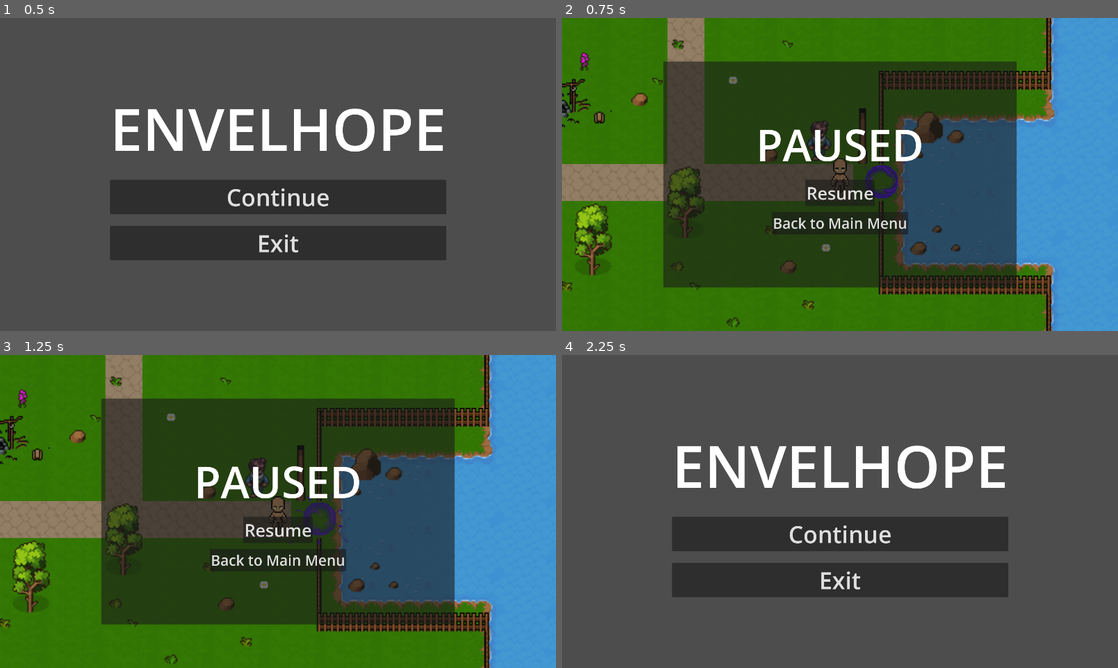
Above: before the commit, frames 1-4 (two rows, left to right).
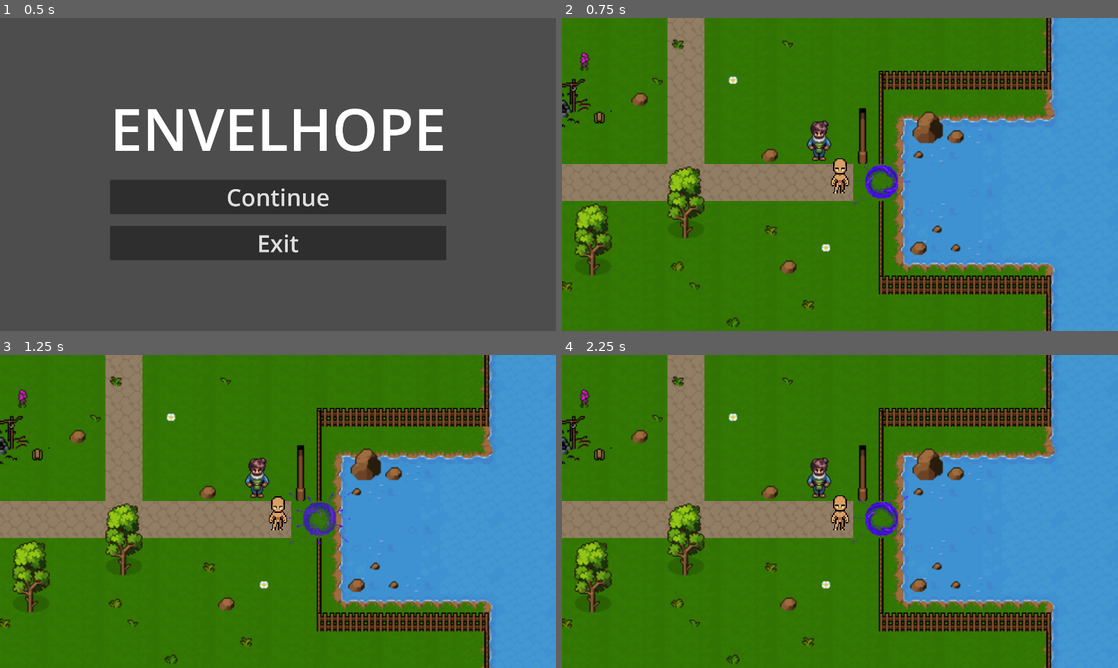
Above: after the commit, the same moments.

Repository: hoaxnt/envelhope-beta
Game: Godot game, scene res://Scenes/utils/main_menu.tscn
Two runs of this game, one before a commit and one after it. Both use one fixed random seed, a clock stepped at 60 frames per second and the inputs below.
Inputs (mouse positions are in pixels of both pictures, inside the frame that each line leads up to):
- Up to frame 1 (0.5 s): no input
- Up to frame 2 (0.75 s): click "Continue" at 0.5 s
- Up to frame 3 (1.25 s): no input
- Up to frame 4 (2.25 s): click (840, 530) at 1.25 s, where only the run before the commit has a clickable "Resume"; click (840, 561) at 2 s, where only the run before the commit has a clickable "Back to Main Menu"

Frame 1 is identical in both runs. In frame 2, 44% of the frame differs, in the area x 18-82%, y 13-87%; in frame 3, 44%; in frame 4, 100%, in the area x 0-100%, y 0-100%.

Commit message:
feat: added main menu and pause menu

Diff:
--- a/Scenes/chapters/chapter_1.tscn
+++ b/Scenes/chapters/chapter_1.tscn
@@ -6,7 +6,6 @@
 [ext_resource type="PackedScene" uid="uid://4h22a7hemgyb" path="res://scenes/characters/player.tscn" id="4_itjef"]
 [ext_resource type="Script" uid="uid://tdyss6nwpwej" path="res://scripts/utils/portal.gd" id="5_k2l3u"]
 [ext_resource type="Texture2D" uid="uid://dnhad78k1oqjp" path="res://assets/utils/portal.png" id="6_k2l3u"]
-[ext_resource type="Script" uid="uid://dw54htboca3s2" path="res://scripts/utils/paused_menu.gd" id="7_sx3b6"]
 
 [sub_resource type="CircleShape2D" id="CircleShape2D_k2l3u"]
 radius = 6.8259025
@@ -98,56 +97,4 @@
 sprite_frames = SubResource("SpriteFrames_cq1mj")
 autoplay = "default"
 
-[node name="CanvasLayer" type="CanvasLayer" parent="."]
-
-[node name="MainMenu" type="Control" parent="CanvasLayer"]
-layout_mode = 3
-anchors_preset = 15
-anchor_right = 1.0
-anchor_bottom = 1.0
-grow_horizontal = 2
-grow_vertical = 2
-script = ExtResource("7_sx3b6")
-
-[node name="MarginContainer" type="MarginContainer" parent="CanvasLayer/MainMenu"]
-layout_mode = 1
-anchors_preset = 15
-anchor_right = 1.0
-anchor_bottom = 1.0
-grow_horizontal = 2
-grow_vertical = 2
-theme_override_constants/margin_left = 350
-theme_override_constants/margin_top = 150
-theme_override_constants/margin_right = 350
-theme_override_constants/margin_bottom = 150
-
-[node name="Background" type="Panel" parent="CanvasLayer/MainMenu/MarginContainer"]
-layout_mode = 2
-
-[node name="VBoxContainer" type="VBoxContainer" parent="CanvasLayer/MainMenu/MarginContainer"]
-layout_mode = 2
-theme_override_constants/separation = 20
-alignment = 1
-
-[node name="Title" type="Label" parent="CanvasLayer/MainMenu/MarginContainer/VBoxContainer"]
-layout_mode = 2
-theme_override_font_sizes/font_size = 150
-text = "PAUSED"
-horizontal_alignment = 1
-vertical_alignment = 1
-
-[node name="ResumeButton" type="Button" parent="CanvasLayer/MainMenu/MarginContainer/VBoxContainer"]
-layout_mode = 2
-size_flags_horizontal = 4
-theme_override_font_sizes/font_size = 60
-text = "Resume"
-
-[node name="MainMenuButton" type="Button" parent="CanvasLayer/MainMenu/MarginContainer/VBoxContainer"]
-layout_mode = 2
-size_flags_horizontal = 4
-theme_override_font_sizes/font_size = 50
-text = "Back to Main Menu"
-
 [connection signal="body_entered" from="Portal" to="Portal" method="_on_body_entered"]
-[connection signal="pressed" from="CanvasLayer/MainMenu/MarginContainer/VBoxContainer/ResumeButton" to="CanvasLayer/MainMenu" method="_on_resume_button_pressed"]
-[connection signal="pressed" from="CanvasLayer/MainMenu/MarginContainer/VBoxContainer/MainMenuButton" to="CanvasLayer/MainMenu" method="_on_main_menu_button_pressed"]
--- /dev/null
+++ b/Scenes/utils/pause_menu.tscn
@@ -0,0 +1,57 @@
+[gd_scene load_steps=2 format=3 uid="uid://lddrc2gxgxy0"]
+
+[ext_resource type="Script" uid="uid://dw54htboca3s2" path="res://scripts/utils/pause_menu.gd" id="1_toapa"]
+
+[node name="CanvasLayer" type="CanvasLayer"]
+process_mode = 3
+
+[node name="PauseMenu" type="Control" parent="."]
+layout_mode = 3
+anchors_preset = 15
+anchor_right = 1.0
+anchor_bottom = 1.0
+grow_horizontal = 2
+grow_vertical = 2
+script = ExtResource("1_toapa")
+
+[node name="MarginContainer" type="MarginContainer" parent="PauseMenu"]
+layout_mode = 1
+anchors_preset = 15
+anchor_right = 1.0
+anchor_bottom = 1.0
+grow_horizontal = 2
+grow_vertical = 2
+theme_override_constants/margin_left = 350
+theme_override_constants/margin_top = 150
+theme_override_constants/margin_right = 350
+theme_override_constants/margin_bottom = 150
+
+[node name="Background" type="Panel" parent="PauseMenu/MarginContainer"]
+layout_mode = 2
+
+[node name="VBoxContainer" type="VBoxContainer" parent="PauseMenu/MarginContainer"]
+layout_mode = 2
+theme_override_constants/separation = 20
+alignment = 1
+
+[node name="Title" type="Label" parent="PauseMenu/MarginContainer/VBoxContainer"]
+layout_mode = 2
+theme_override_font_sizes/font_size = 150
+text = "PAUSED"
+horizontal_alignment = 1
+vertical_alignment = 1
+
+[node name="ResumeButton" type="Button" parent="PauseMenu/MarginContainer/VBoxContainer"]
+layout_mode = 2
+size_flags_horizontal = 4
+theme_override_font_sizes/font_size = 60
+text = "Resume"
+
+[node name="MainMenuButton" type="Button" parent="PauseMenu/MarginContainer/VBoxContainer"]
+layout_mode = 2
+size_flags_horizontal = 4
+theme_override_font_sizes/font_size = 50
+text = "Back to Main Menu"
+
+[connection signal="pressed" from="PauseMenu/MarginContainer/VBoxContainer/ResumeButton" to="PauseMenu" method="_on_resume_button_pressed"]
+[connection signal="pressed" from="PauseMenu/MarginContainer/VBoxContainer/MainMenuButton" to="PauseMenu" method="_on_main_menu_button_pressed"]
--- a/Scripts/Chapters/chapter_1.gd
+++ b/Scripts/Chapters/chapter_1.gd
@@ -1,6 +1,7 @@
-extends Node
+extends Node2D
 
+@onready var global_state = get_node("/root/GlobalState")
 
-# Called when the node enters the scene tree for the first time.
-func _ready() -> void:
-	print("Chapter1")
+func _input(event: InputEvent) -> void:
+	if event.is_action_released("ui_cancel"):
+		global_state.toggle_pause()
--- a/Scripts/Chapters/chapter_2.gd
+++ b/Scripts/Chapters/chapter_2.gd
@@ -1,9 +1,7 @@
 extends Node2D
 
+@onready var global_state = get_node("/root/GlobalState")
 
-# Called when the node enters the scene tree for the first time.
-func _ready() -> void:
-	print("Chapter2")
-
-func _process(_delta: float) -> void:
-	pass
+func _input(event: InputEvent) -> void:
+	if event.is_action_released("ui_cancel"):
+		global_state.toggle_pause()
--- /dev/null
+++ b/Scripts/utils/global_state.gd
@@ -0,0 +1,31 @@
+extends Node
+
+const PAUSE_MENU_PATH = "res://scenes/utils/pause_menu.tscn"
+var pause_menu_scene = preload(PAUSE_MENU_PATH)
+var current_menu_instance = null
+
+func toggle_pause() -> void:
+		if get_tree().paused:
+				unpause_game()
+		else:
+				pause_game()
+
+func pause_game() -> void:
+		if get_tree().paused: return
+		get_tree().paused = true
+
+		current_menu_instance = pause_menu_scene.instantiate()
+		get_tree().root.add_child(current_menu_instance)
+
+		#Input.set_mouse_mode(Input.MOUSE_MODE_VISIBLE)
+
+func unpause_game() -> void:
+		if not get_tree().paused: return
+
+		get_tree().paused = false
+
+		if is_instance_valid(current_menu_instance):
+				current_menu_instance.queue_free()
+				current_menu_instance = null
+
+		#Input.set_mouse_mode(Input.MOUSE_MODE_CAPTURED)
--- /dev/null
+++ b/Scripts/utils/pause_menu.gd
@@ -0,0 +1,28 @@
+extends Control
+
+@onready var canvas_layer : CanvasLayer
+var pause_menu_scene = preload("res://scenes/utils/pause_menu.tscn")
+var pause_menu_instance = null
+
+func _ready() -> void:
+	canvas_layer = get_parent()
+
+func _on_resume_button_pressed() -> void:
+	canvas_layer.hide()
+	_unpause_game()
+
+func _on_main_menu_button_pressed() -> void:
+	get_tree().paused = false
+	get_tree().call_deferred("change_scene_to_file", "res://scenes/utils/main_menu.tscn")
+	get_tree().current_scene.call_deferred("queue_free")
+	canvas_layer.hide()
+
+func _pause_game() -> void:
+		if get_tree().paused: return
+		get_tree().paused = true
+		pause_menu_instance = pause_menu_scene.instantiate()
+		add_child(pause_menu_instance)
+		Input.set_mouse_mode(Input.MOUSE_MODE_VISIBLE)
+
+func _unpause_game() -> void:
+	get_tree().paused = false
--- a/Scripts/utils/paused_menu.gd
+++ /dev/null
@@ -1,13 +0,0 @@
-extends Control
-
-func _ready() -> void:
-	pass # Replace with function body.
-
-
-func _on_resume_button_pressed() -> void:
-	pass # Replace with function body.
-
-
-func _on_main_menu_button_pressed() -> void:
-	get_tree().current_scene.call_deferred("queue_free")
-	get_tree().call_deferred("change_scene_to_file", "res://scenes/utils/main_menu.tscn")
--- a/project.godot
+++ b/project.godot
@@ -14,6 +14,10 @@
 run/main_scene="uid://dakmfuhim8ksf"
 config/features=PackedStringArray("4.5", "GL Compatibility")
 config/icon="uid://dxk4o3kip1r4m"
+
+[autoload]
+
+GlobalState="*res://scripts/utils/global_state.gd"
 
 [display]
 
@@ -70,7 +74,7 @@
 "events": [Object(InputEventKey,"resource_local_to_scene":false,"resource_name":"","device":-1,"window_id":0,"alt_press …(192 unchanged characters)…
 ]
 }
-mainmenu={
+paused_menu={
 "deadzone": 0.2,
 "events": [Object(InputEventKey,"resource_local_to_scene":false,"resource_name":"","device":-1,"window_id":0,"alt_press …(195 unchanged characters)…
 ]
Not shown: 1 places in Scenes/chapters/chapter_1.tscn that only renumber resources
Not shown, added: Scripts/utils/global_state.gd.uid
Renamed: Scripts/utils/paused_menu.gd.uid -> Scripts/utils/pause_menu.gd.uid
